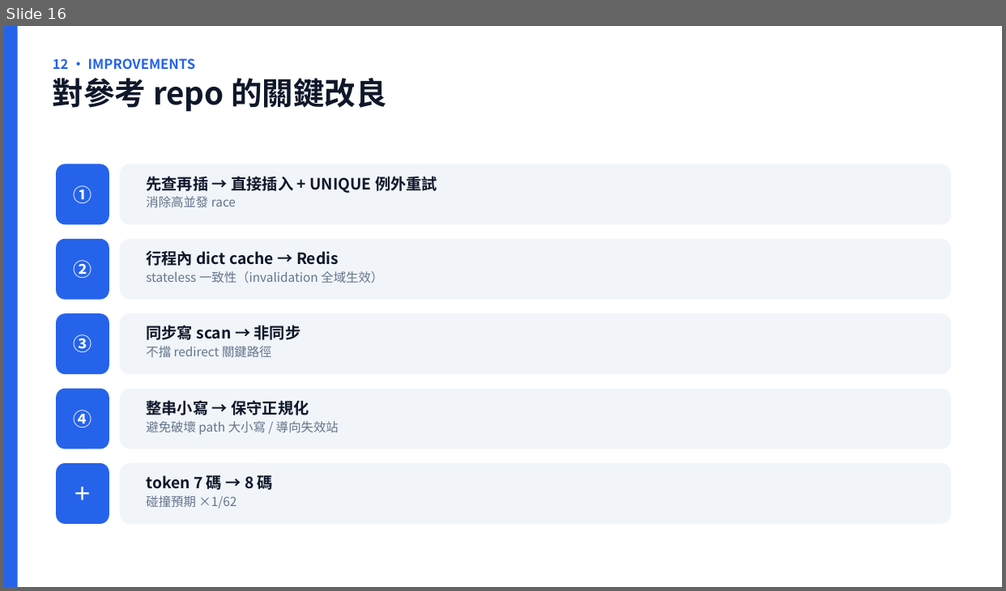
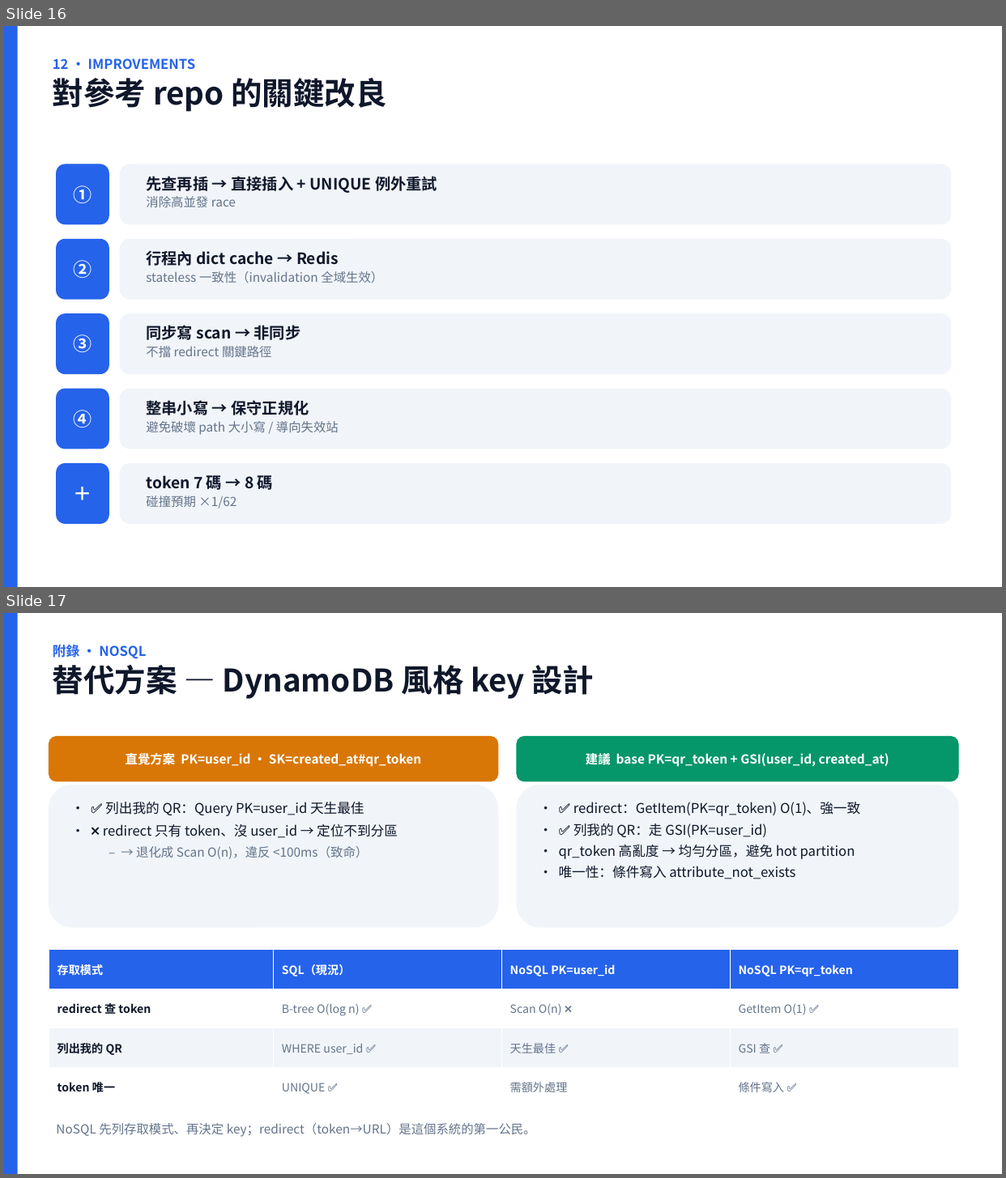
Before and after one commit to scolley31/system-design-demo, a slide deck: QR Code Generator/QR_Code_Generator.pptx. Shown one above the other, each under a label of ours: slide 16 before the commit, slides 16 and 17 after it. The pictures are 1006x591 and 1006x1178 pixels, drawn with LibreOffice and Linux fonts; fonts in the diff are those of the drawing. Boxes give left, top, right and bottom in pixels: in the first picture for what was removed or moved away, otherwise in the second. Text is boxed around its words. In the diff, an @@ line names an element or a change of style, - is before the commit and + after.

```diff
--- a/QR Code Generator/QR_Code_Generator.pptx
+++ b/QR Code Generator/QR_Code_Generator.pptx
@@ slide 17 added at box(4, 613, 1002, 1174), background #FFFFFF @@
@@ rectangle added at box(4, 613, 18, 1174), fill #2563EB @@
@@ text added at box(53, 645, 594, 699), 30 pt, text #0F172A, bold @@
+附錄 · NOSQL
+替代方案 — DynamoDB 風格 key 設計
@@ rounded rectangle added at box(49, 736, 498, 781), fill #D97706, outline #D97706 0.75 pt, 12 pt, text #FFFFFF, bold @@
+直覺方案 PK=user_id · SK=created_at#qr_token
@@ rounded rectangle added at box(517, 736, 958, 781), fill #059669, outline #059669 0.75 pt, 12 pt, text #FFFFFF, bold @@
+建議 base PK=qr_token + GSI(user_id, created_at)
@@ rounded rectangle added at box(49, 786, 498, 927), fill #F1F5F9, outline #F1F5F9 0.75 pt @@
@@ text added at box(103, 802, 398, 859), 13 pt, text #0F172A @@
+• ✅ 列出我的 QR：Query PK=user_id 天生最佳
+• ❌ redirect 只有 token、沒 user_id → 定位不到分區
+  – → 退化成 Scan O(n)，違反 <100ms（致命）
@@ rounded rectangle added at box(517, 786, 958, 927), fill #F1F5F9, outline #F1F5F9 0.75 pt @@
@@ text added at box(559, 802, 860, 879), 13 pt, text #0F172A @@
+• ✅ redirect：GetItem(PK=qr_token) O(1)、強一致
+• ✅ 列我的 QR：走 GSI(PK=user_id)
+• qr_token 高亂度 → 均勻分區，避免 hot partition
+• 唯一性：條件寫入 attribute_not_exists
@@ table added at box(49, 950, 958, 1107), 4 rows, 4 columns @@
+存取模式 | SQL（現況） | NoSQL PK=user_id | NoSQL PK=qr_token
+redirect 查 token | B-tree O(log n) ✅ | Scan O(n) ❌ | GetItem O(1) ✅
+列出我的 QR | WHERE user_id ✅ | 天生最佳 ✅ | GSI 查 ✅
+token 唯一 | UNIQUE ✅ | 需額外處理 | 條件寫入 ✅
@@ text added at box(56, 1123, 536, 1137), 12 pt, text #64748B @@
+NoSQL 先列存取模式、再決定 key；redirect（token→URL）是這個系統的第一公民。
```
Also in this commit, not shown: 2 other files.
